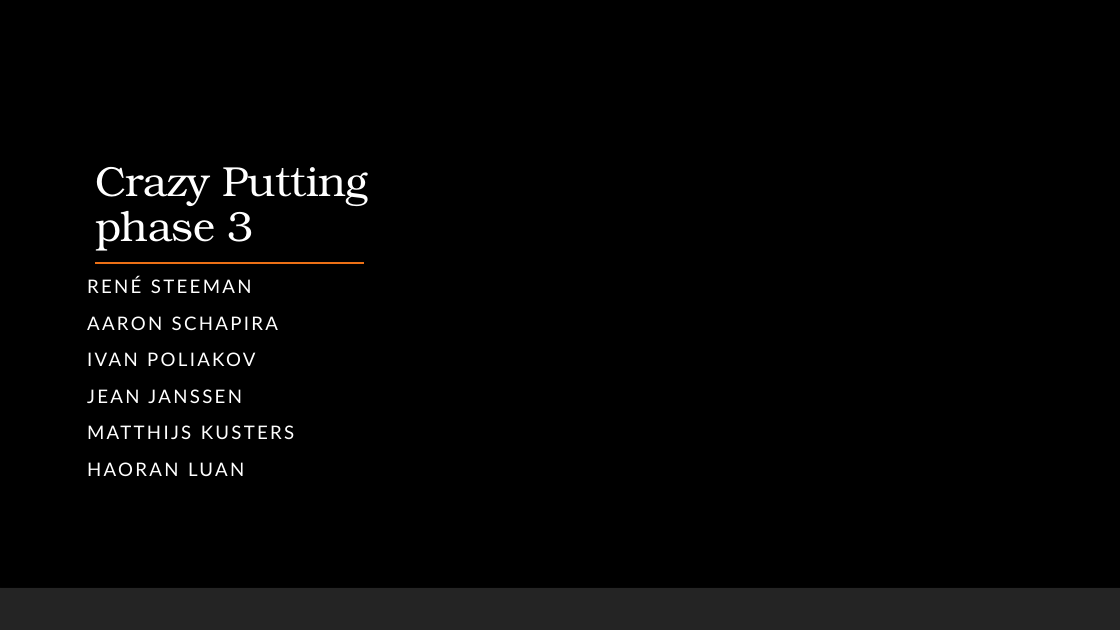
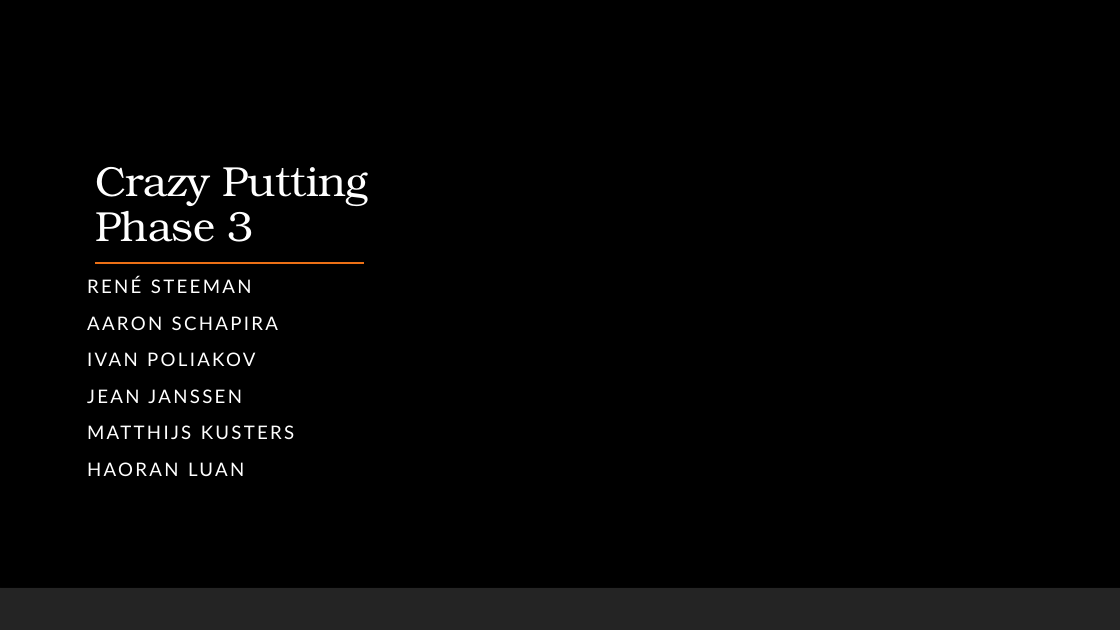
Before and after one commit to renesteeman/Project1-2_Group4, a slide deck: slide 1 of 04-PresentationThirdPhase.pptx. Drawn at 1120x630 pixels with LibreOffice and Linux fonts; fonts in the diff are those of the drawing; background and template pictures are left out. Boxes give left, top, right and bottom in pixels: in the first picture for what was removed or moved away, otherwise in the second. Text is boxed around its words. In the diff, an @@ line names an element or a change of style, - is before the commit and + after.

Commit message:
Phase instead of phase

```diff
--- a/04-PresentationThirdPhase.pptx
+++ b/04-PresentationThirdPhase.pptx
@@ title at <box>96,167,368,242</box>: text changed @@
-Crazy Putting phase 3
+Crazy Putting Phase 3
```
